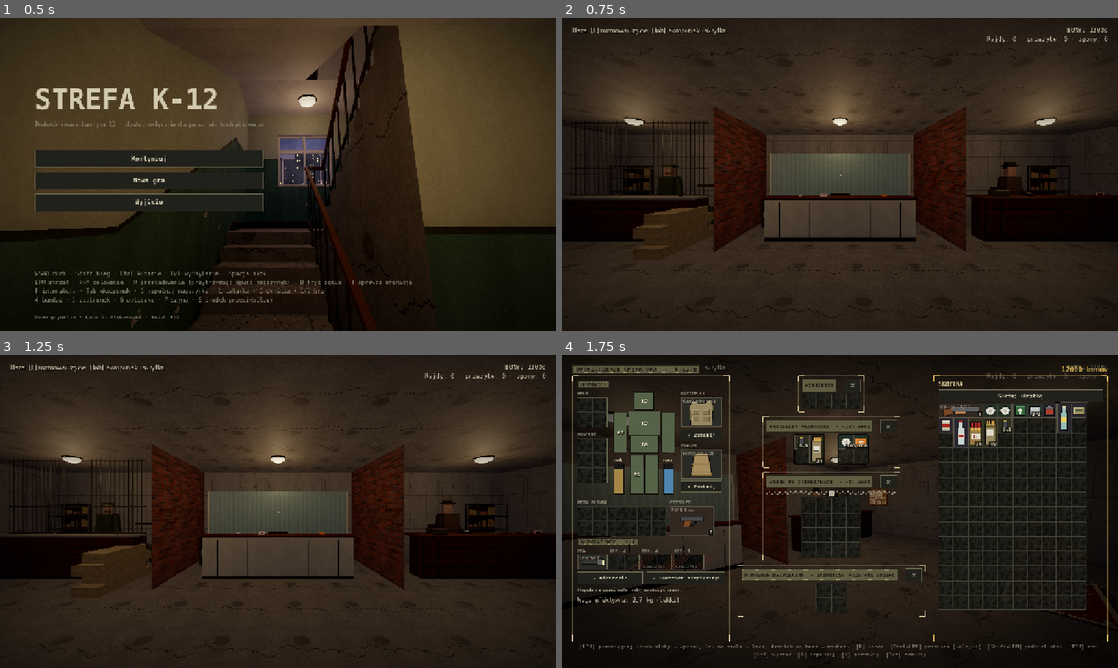
Above: before the commit, frames 1-4 (two rows, left to right).
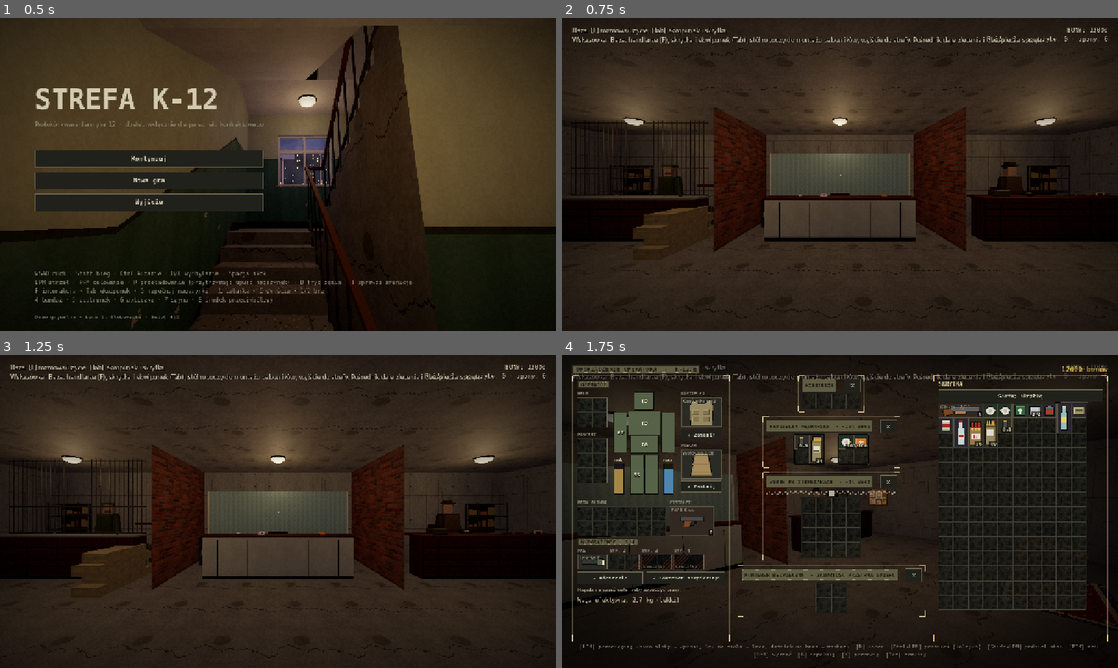
Above: after the commit, the same moments.

Repository: budownik1203/k-12
Game: Godot game, scene res://scenes/menu.tscn
Two runs of this game, one before a commit and one after it. Both use one fixed random seed, a clock stepped at 60 frames per second and the inputs below.
Inputs (mouse positions are in pixels of both pictures, inside the frame that each line leads up to):
- Up to frame 1 (0.5 s): no input
- Up to frame 2 (0.75 s): click "Kontynuuj" at 0.5 s
- Up to frame 3 (1.25 s): no input
- Up to frame 4 (1.75 s): tap Enter at 1.25 s; move the mouse to (867, 511) at 1.27 s; hold Shift (bieg) from 1.28 s (still down); click (867, 511) at 1.42 s; tap Tab (ekwipunek) at 1.55 s

Frame 1 is identical in both runs. In frame 2, 0.7% of the frame differs, in the area x 1-87%, y 6-9%; in frame 3, 0.7%; in frame 4, 0.5%.

Commit message:
v0.9.15: QoL – ustawienia (wydajność, kołysanie, oś Y, cienie, tło, FPS), samouczek kontekstowy, podświetlenie interakcji, lista wyniesionego łupu w raporcie
Co-Authored-By: Claude Opus 5.5 <noreply@anthropic.com>
Claude-Session: https://claude.ai/code/session_01EgkBz72bYqcVRe933EWWux

Diff:
--- a/scripts/autoload/dzwiek.gd
+++ b/scripts/autoload/dzwiek.gd
@@ -24,6 +24,10 @@
 
 
 func _ready() -> void:
+	Gra.ustawienia_zmiana.connect(func():
+		for a in get_tree().get_nodes_in_group("ambient_tla"):
+			if a.has_meta("baza_db") and float(a.get_meta("baza_db")) > -55.0:
+				a.volume_db = float(a.get_meta("baza_db")) + linear_to_db(Gra.ustawienia.get("glosnosc", 0.8)) + linear_to_db(maxf(0.001, float(Gra.ustawienia.get("glosnosc_tla", 0.8)) / 0.8)))
 	# szyna "Swiat": dźwięki 3D z pogłosem zależnym od miejsca, w którym stoi słuchacz
 	if AudioServer.get_bus_index("Swiat") < 0:
 		AudioServer.add_bus()
@@ -168,7 +172,9 @@
 		s = w
 	var p := AudioStreamPlayer.new()
 	p.stream = s
-	p.volume_db = glosnosc_db + linear_to_db(Gra.ustawienia.get("glosnosc", 0.8))
+	p.set_meta("baza_db", glosnosc_db)
+	p.volume_db = glosnosc_db + linear_to_db(Gra.ustawienia.get("glosnosc", 0.8)) + linear_to_db(maxf(0.001, float(Gra.ustawienia.get("glosnosc_tla", 0.8)) / 0.8))
+	p.add_to_group("ambient_tla")
 	rodzic.add_child(p)
 	p.play()
 	return p
--- a/scripts/autoload/gra.gd
+++ b/scripts/autoload/gra.gd
@@ -3,6 +3,7 @@
 
 signal halas(pozycja: Vector3, zasieg: float, zrodlo: Node)
 signal zmiana_bonow
+signal ustawienia_zmiana
 
 var ZAPIS := "user://zapis_k12.json"
 const WERSJA := 1
@@ -14,7 +15,8 @@
 var potrzeby := {"glod": 80.0, "pragnienie": 80.0}   # 100 = syty / napojony
 var kontrakty := {"oferty": [], "aktywne": []}       # zlecenia Pośrednika
 var statystyki := {"rajdy": 0, "przezyte": 0, "zgony": 0, "zabici": 0, "zarobione": 0}
-var ustawienia := {"czulosc": 1.0, "fov": 75.0, "glosnosc": 0.8}
+var ustawienia := {"czulosc": 1.0, "fov": 75.0, "glosnosc": 0.8, "glosnosc_tla": 0.8, "odwroc_y": false, "kolysanie": 1.0,
+	"skala_renderu": 1.0, "cienie": true, "wygladzanie": true, "samouczek": true, "pokaz_fps": false, "samouczek_widziane": []}
 var ostatni_raport := {}
 var poczta: Array = []        # ubezpieczone przedmioty wracające po śmierci (słowniki)
 var ziarno_rajdu := 0
@@ -238,6 +240,18 @@
 		zd.append_array(notki)
 		wynik["zdarzenia"] = zd
 	odnow_oferty()
+
+
+## Wskazówka samouczka – każda pokazywana raz (można wyłączyć w ustawieniach).
+func wskazowka(id: String, tekst: String) -> void:
+	if not bool(ustawienia.get("samouczek", true)):
+		return
+	var w: Array = ustawienia.get("samouczek_widziane", [])
+	if w.has(id):
+		return
+	w.append(id)
+	ustawienia["samouczek_widziane"] = w
+	get_tree().call_group("hud", "pokaz_wskazowke", tekst)
 
 
 ## Zjedzenie / wypicie (w bazie od razu, w rajdzie po czynności gracza): zmienia głód i pragnienie.
--- a/scripts/core/widok.gd
+++ b/scripts/core/widok.gd
@@ -80,3 +80,14 @@
 	NavigationServer3D.bake_from_source_geometry_data(nm, src)
 	region.navigation_mesh = nm
 	return region
+
+
+## Ustawienia grafiki: skala renderu 3D (wydajność) i wygładzanie krawędzi.
+static func zastosuj(w: Dictionary) -> void:
+	var vp: SubViewport = w.get("viewport")
+	if vp == null:
+		return
+	var sk := clampf(float(Gra.ustawienia.get("skala_renderu", 1.0)), 0.5, 1.0)
+	vp.scaling_3d_mode = Viewport.SCALING_3D_MODE_BILINEAR
+	vp.scaling_3d_scale = sk
+	vp.msaa_3d = Viewport.MSAA_2X if bool(Gra.ustawienia.get("wygladzanie", true)) else Viewport.MSAA_DISABLED
--- a/scripts/gracz/gracz.gd
+++ b/scripts/gracz/gracz.gd
@@ -312,6 +312,10 @@
 	_dzwieki_ciala(delta)
 	_potrzeby(delta)
 	przygniecenie = maxf(0.0, przygniecenie - delta * 0.3)
+	_samouczek_t -= delta
+	if _samouczek_t <= 0.0:
+		_samouczek_t = 0.5
+		_samouczek()
 	if we_aktywne and Input.is_action_just_pressed("granat"):
 		rzuc_granat()
 	if we_aktywne and Input.is_action_just_pressed("latarka"):
@@ -347,6 +351,8 @@
 	var m := Sterowanie.pobierz_mysz() if aktywne else Vector2.ZERO
 	var czul := 0.0022 * float(Gra.ustawienia.get("czulosc", 1.0)) * lerpf(1.0, 0.65, bron.ads)
 	rotate_y(-m.x * czul)
+	if bool(Gra.ustawienia.get("odwroc_y", false)):
+		m.y = -m.y
 	_pitch = clampf(_pitch - m.y * czul, deg_to_rad(-86), deg_to_rad(86))
 	bron.dodaj_sway(m)
 	# odrzut: szybki wzrost, powolny powrót
@@ -383,8 +389,9 @@
 	_bob_amp = move_toward(_bob_amp, clampf(pozioma / PREDKOSC_BIEG, 0.0, 1.0) if naziemi else 0.0, delta * 3.0)
 	_bob_t += delta * (5.2 + pozioma * 1.25)
 	var waga_mn := 1.0 + prog_obciazenia() * 0.25
-	var bob_y := -absf(sin(_bob_t)) * 0.055 * _bob_amp * waga_mn * (1.0 - bron.ads * 0.7)
-	var bob_x := sin(_bob_t) * 0.03 * _bob_amp * (1.0 - bron.ads * 0.7)
+	var kol := float(Gra.ustawienia.get("kolysanie", 1.0))
+	var bob_y := -absf(sin(_bob_t)) * 0.055 * _bob_amp * waga_mn * (1.0 - bron.ads * 0.7) * kol
+	var bob_x := sin(_bob_t) * 0.03 * _bob_amp * (1.0 - bron.ads * 0.7) * kol
 	var bok := (global_basis.inverse() * velocity).x
 	_przechyl = lerpf(_przechyl, -bok * 0.012, minf(1.0, delta * 5.0))
 	_ladowanie = move_toward(_ladowanie, 0.0, delta * 0.6)
@@ -671,6 +678,37 @@
 			cialo.obrazenia("brzuch", delta * (0.15 if k == "glod" else 0.25), k)
 
 
+var _samouczek_t := 1.0
+
+
+## Wskazówki samouczka w sytuacjach, gdy przydają się pierwszy raz.
+func _samouczek() -> void:
+	if tryb_bazy:
+		return
+	var c = cel_interakcji
+	if c != null and is_instance_valid(c):
+		if c is Pojemnik:
+			Gra.wskazowka("pojemnik", "Przeszukiwanie idzie po kolei – zawartość odkrywa się z czasem, po ciemku wolniej (latarka [L] pomaga). Przekładanie robi ręka: trwa, a trafienie wytrąca przedmiot.")
+		elif c is Drzwi:
+			Gra.wskazowka("drzwi", "Drzwi: F otwiera i zamyka – słychać to daleko. Kucając F uchylasz je cicho na szparę. Stojąc przy zamkniętych drzwiach, podsłuchasz, co za nimi.")
+		elif c is LupNaZiemi:
+			Gra.wskazowka("lup", "Podniesienie zajmuje chwilę. Do zapiętego plecaka na plecach nic nie wejdzie – w ekwipunku [Tab] zdejmij go i otwórz kieszeń.")
+		elif c is Wrog:
+			Gra.wskazowka("poddany", "Poddał się. F – każesz oddać łup; potem możesz kupić informację i rozejm z jego ludźmi albo puścić go wolno. Strzał zrywa rozejm.")
+	if cialo.krwawi() > 0:
+		Gra.wskazowka("krwawienie", "Krwawisz! Bandaż z paska [4] albo w ekwipunku upuść lek na krwawiącą część ciała. Ciężkie krwawienie zatrzyma tylko opatrunek.")
+	if bron.przedmiot and bron.stan == "gotowa" and String(bron.przedmiot.dane.get("komora", "x")) == "" and int(bron.przedmiot.dane.get("wewn", 1)) == 0:
+		Gra.wskazowka("pusty", "Pusty magazynek – R przeładowuje (przytrzymaj: szybko, stary leci na ziemię). Magazynki napełniasz w ekwipunku klawiszem G.")
+	if wytrzymalosc < 15.0:
+		Gra.wskazowka("zmeczenie", "Zadyszka – marsz albo postój odnawia siły. Głód, pragnienie i ciężki plecak spowalniają odpoczynek.")
+	if float(Gra.potrzeby["glod"]) < 30.0 or float(Gra.potrzeby["pragnienie"]) < 30.0:
+		Gra.wskazowka("glod", "Głód i pragnienie (paski w panelu ciała, Tab): PPM na jedzeniu lub wodzie – Zjedz / Wypij.")
+	if przygniecenie > 0.5:
+		Gra.wskazowka("ostrzal", "Jesteś pod ostrzałem – kule tuż obok psują celność. Zejdź z linii ognia, kucnij za osłoną. Twoje kule tak samo przygniatają wrogów.")
+	if not ekw.znajdz_id("granat_f1").is_empty():
+		Gra.wskazowka("granat", "Masz granat pod ręką: G – rzut (kucając toczysz go po podłodze). Wybuch po ok. 3,5 s.")
+
+
 ## Mnożnik odzyskiwania sił (głód, pragnienie).
 func mnoznik_sil() -> float:
 	var m := 1.0
--- a/scripts/ui/hud.gd
+++ b/scripts/ui/hud.gd
@@ -191,6 +191,7 @@
 	_pomoc.visible = false
 	_root.add_child(_pomoc)
 	komunikat("Wyjścia: [O]. Ekwipunek: [Tab]. Sterowanie: [F1].")
+	Gra.wskazowka("start", "WSAD – ruch, Shift – bieg, Ctrl – kucanie, F – interakcja, Tab – ekwipunek, O – wyjścia, F1 – pełne sterowanie. Wyjdź żywy przez jedno z wyjść – łup przepada razem z tobą.")
 	for k in Gra.kontrakty.get("aktywne", []):
 		komunikat("Zlecenie: %s" % k["opis"])
 
@@ -225,6 +226,7 @@
 
 
 func _process(delta: float) -> void:
+	_wskazowki(delta)
 	if gracz == null:
 		return
 	if Input.is_action_just_pressed("pomoc"):
@@ -366,6 +368,113 @@
 	return "w lewo" if kat > -110.0 else "w lewo, za tobą"
 
 
+var _wsk: PanelContainer
+var _wsk_lbl: Label
+var _wsk_kolejka: Array = []
+var _wsk_t := 0.0
+var _fps: Label
+
+
+## Wskazówka samouczka: ramka nad paskiem szybkiego dostępu, kilka sekund, po kolei.
+func pokaz_wskazowke(t: String) -> void:
+	_wsk_kolejka.append(t)
+
+
+func _wskazowki(delta: float) -> void:
+	if _wsk == null:
+		_wsk = PanelContainer.new()
+		_wsk.set_anchors_preset(Control.PRESET_CENTER_BOTTOM)
+		_wsk.offset_top = -190
+		_wsk.offset_bottom = -92
+		_wsk.offset_left = -330
+		_wsk.offset_right = 330
+		_wsk.grow_vertical = Control.GROW_DIRECTION_BEGIN
+		_wsk.mouse_filter = Control.MOUSE_FILTER_IGNORE
+		var st := StyleBoxFlat.new()
+		st.bg_color = Color(0.06, 0.06, 0.05, 0.86)
+		st.border_color = Motyw.ZOLC
+		st.border_width_left = 3
+		st.content_margin_left = 12
+		st.content_margin_right = 12
+		st.content_margin_top = 8
+		st.content_margin_bottom = 8
+		_wsk.add_theme_stylebox_override("panel", st)
+		_wsk_lbl = Label.new()
+		_wsk_lbl.autowrap_mode = TextServer.AUTOWRAP_WORD_SMART
+		_wsk_lbl.vertical_alignment = VERTICAL_ALIGNMENT_CENTER
+		_wsk_lbl.add_theme_font_override("font", Motyw.cond())
+		_wsk_lbl.add_theme_font_size_override("font_size", 15)
+		_wsk_lbl.add_theme_color_override("font_color", Motyw.TEKST)
+		_wsk.add_child(_wsk_lbl)
+		_wsk.visible = false
+		_root.add_child(_wsk)
+	if _wsk_t > 0.0:
+		_wsk_t -= delta
+		_wsk.modulate.a = clampf(_wsk_t / 0.6, 0.0, 1.0)
+		if _wsk_t <= 0.0:
+			_wsk.visible = false
+	elif not _wsk_kolejka.is_empty():
+		_wsk_lbl.text = "WSKAZÓWKA · " + String(_wsk_kolejka.pop_front())
+		_wsk.visible = true
+		_wsk.modulate.a = 1.0
+		_wsk_t = 9.0
+	# licznik klatek
+	if bool(Gra.ustawienia.get("pokaz_fps", false)):
+		if _fps == null:
+			_fps = _lbl(Vector2(8, 4), 12, Motyw.TEKST_CIEMNY, Control.PRESET_TOP_LEFT)
+			_fps.position = Vector2(8, 100)
+		_fps.visible = true
+		_fps.text = "%d FPS" % Engine.get_frames_per_second()
+	elif _fps:
+		_fps.visible = false
+
+
+var _ramka_cel: Object = null
+var _ramka_aabb := AABB()
+
+
+## Prostokąt na ekranie obejmujący obiekt, na który patrzy gracz (do podświetlenia interakcji).
+func ramka_celu() -> Rect2:
+	var cel = gracz.cel_interakcji if gracz else null
+	if cel == null or not is_instance_valid(cel) or not (cel is Node3D) or gracz.tekst_interakcji == "":
+		return Rect2()
+	var n := cel as Node3D
+	if cel != _ramka_cel:
+		_ramka_cel = cel
+		_ramka_aabb = AABB()
+		var pierwszy := true
+		for mi in n.find_children("*", "MeshInstance3D", true, false):
+			var a: AABB = (mi as MeshInstance3D).global_transform * (mi as MeshInstance3D).get_aabb()
+			_ramka_aabb = a if pierwszy else _ramka_aabb.merge(a)
+			pierwszy = false
+		if pierwszy:
+			_ramka_aabb = AABB(n.global_position - Vector3(0.25, 0, 0.25), Vector3(0.5, 1.6, 0.5))
+		_ramka_aabb = AABB(n.global_transform.affine_inverse() * _ramka_aabb.position, _ramka_aabb.size)
+	var kam := gracz.kamera
+	var vp := kam.get_viewport()
+	var skala := Vector2.ONE
+	if vp is SubViewport:
+		var kont := vp.get_parent() as Control
+		if kont:
+			skala = kont.size / Vector2((vp as SubViewport).size)
+	# AABB zapamiętany w układzie obiektu (drzwi się obracają, ale ramka i tak przybliżona)
+	var ab := _ramka_aabb
+	var mn := Vector2(INF, INF)
+	var mx := Vector2(-INF, -INF)
+	for i in 8:
+		var p := n.global_transform * (ab.position + Vector3(ab.size.x * (i & 1), ab.size.y * ((i >> 1) & 1), ab.size.z * ((i >> 2) & 1)))
+		if kam.is_position_behind(p):
+			return Rect2()
+		var sp := kam.unproject_position(p) * skala
+		mn = mn.min(sp)
+		mx = mx.max(sp)
+	var r := Rect2(mn, mx - mn).grow(4.0)
+	var ekran := Rect2(Vector2.ZERO, _root.size)
+	if r.size.x > ekran.size.x * 0.8 or r.size.y > ekran.size.y * 0.9:
+		return Rect2()
+	return r
+
+
 func komunikat(t: String) -> void:
 	var l := Label.new()
 	l.text = t
@@ -456,6 +565,16 @@
 				draw_rect(Rect2(vs.x - m.x, m.y, m.x, vs.y - 2 * m.y), Color(0, 0, 0, a))
 		if g.bron.ma_lunete() and g.bron.ads > 0.85:
 			_luneta(c, clampf((g.bron.ads - 0.85) / 0.15, 0.0, 1.0))
+		var ramka: Rect2 = hud.ramka_celu()
+		if ramka.size.x > 2.0:
+			# podświetlenie tego, z czym można coś zrobić: narożniki wokół
+			var kz := Color(0.95, 0.88, 0.6, 0.55)
+			var dl := clampf(minf(ramka.size.x, ramka.size.y) * 0.25, 5.0, 16.0)
+			for nar in [[ramka.position, Vector2(1, 1)], [Vector2(ramka.end.x, ramka.position.y), Vector2(-1, 1)], [Vector2(ramka.position.x, ramka.end.y), Vector2(1, -1)], [ramka.end, Vector2(-1, -1)]]:
+				var pp: Vector2 = nar[0]
+				var kk: Vector2 = nar[1]
+				draw_line(pp, pp + Vector2(kk.x * dl, 0), kz, 1.5)
+				draw_line(pp, pp + Vector2(0, kk.y * dl), kz, 1.5)
 		if g.bron.ads > 0.6 and g.bron.podparcie > 0.6 and not g.bron.ma_lunete():
 			draw_string(ThemeDB.fallback_font, c + Vector2(-34, 90), "podparta", HORIZONTAL_ALIGNMENT_LEFT, -1, 12, Color(0.85, 0.82, 0.7, 0.55))
 		if g.bron.ads < 0.5 and g.bron.przedmiot != null:
--- a/scripts/ui/menu_pauzy.gd
+++ b/scripts/ui/menu_pauzy.gd
@@ -40,6 +40,20 @@
 	_suwak(_ustawienia, "Czułość myszy", "czulosc", 0.2, 3.0, 0.05)
 	_suwak(_ustawienia, "Pole widzenia (FOV)", "fov", 60.0, 100.0, 1.0)
 	_suwak(_ustawienia, "Głośność", "glosnosc", 0.0, 1.0, 0.05)
+	_suwak(_ustawienia, "Głośność tła", "glosnosc_tla", 0.0, 1.0, 0.05)
+	_suwak(_ustawienia, "Kołysanie kamery", "kolysanie", 0.0, 1.0, 0.05)
+	_suwak(_ustawienia, "Skala renderu (wydajność)", "skala_renderu", 0.5, 1.0, 0.05)
+	_przelacznik(_ustawienia, "Odwróć oś Y myszy", "odwroc_y")
+	_przelacznik(_ustawienia, "Cienie od lamp", "cienie")
+	_przelacznik(_ustawienia, "Wygładzanie krawędzi", "wygladzanie")
+	_przelacznik(_ustawienia, "Wskazówki samouczka", "samouczek")
+	_przelacznik(_ustawienia, "Licznik klatek (FPS)", "pokaz_fps")
+	var rs := Button.new()
+	rs.text = "Pokaż wskazówki od nowa"
+	rs.pressed.connect(func():
+		Gra.ustawienia["samouczek_widziane"] = []
+		Gra.ustawienia["samouczek"] = true)
+	_ustawienia.add_child(rs)
 	if w_rajdzie:
 		_przycisk(v, "Opuść rajd (zaginięcie w akcji)", func():
 			zamknij()
@@ -77,10 +91,21 @@
 	var w := Motyw.etykieta("%.2f" % s.value, 13, Motyw.TEKST_CIEMNY, Motyw.mono())
 	s.value_changed.connect(func(x):
 		Gra.ustawienia[klucz] = x
-		w.text = "%.2f" % x)
+		w.text = "%.2f" % x
+		Gra.ustawienia_zmiana.emit())
 	h.add_child(s)
 	h.add_child(w)
 	v.add_child(h)
+
+
+func _przelacznik(v: Control, t: String, klucz: String) -> void:
+	var c := CheckButton.new()
+	c.text = t
+	c.button_pressed = bool(Gra.ustawienia.get(klucz, false))
+	c.toggled.connect(func(x):
+		Gra.ustawienia[klucz] = x
+		Gra.ustawienia_zmiana.emit())
+	v.add_child(c)
 
 
 func _unhandled_input(event: InputEvent) -> void:
@@ -101,6 +126,8 @@
 
 
 func zamknij() -> void:
+	if otwarte and not w_rajdzie:
+		Gra.zapisz()
 	otwarte = false
 	_root.visible = false
 	Sterowanie.blokada = false
--- a/scripts/ui/scena_baza.gd
+++ b/scripts/ui/scena_baza.gd
@@ -23,6 +23,8 @@
 	add_to_group("ui_bazy")
 	add_to_group("hud")
 	widok = Widok3D.zbuduj(self, 0.06, 0.16)
+	Widok3D.zastosuj(widok)
+	Gra.ustawienia_zmiana.connect(func(): Widok3D.zastosuj(widok))
 	swiat = widok["swiat"]
 	_buduj_schron()
 	gracz = Gracz.new()
@@ -47,6 +49,7 @@
 	Sterowanie.blokada = false
 	Sterowanie.menu_otwarte = false
 	komunikat("Baza. [F] rozmowa/użycie, [Tab] ekwipunek i skrytka.")
+	Gra.wskazowka.call_deferred("baza", "Baza: handlarze (F), skrytka i ekwipunek (Tab), stół roboczy do montażu celowników, wyjście do strefy. Pośrednik daje zlecenia i ubezpiecza sprzęt.")
 	if not Gra.zdrowie.is_empty():
 		komunikat("Masz nieleczone urazy. Medyk przyjmuje (odpłatnie).")
 	var zwrot := Gra.odbierz_poczte()
@@ -264,6 +267,10 @@
 	ekran_ekw.otworz_skrytke()
 
 
+func pokaz_wskazowke(t: String) -> void:
+	komunikat("Wskazówka: " + t)
+
+
 func otworz_handel(id: String) -> void:
 	handel.otworz(id)
 
--- a/scripts/ui/scena_rajd.gd
+++ b/scripts/ui/scena_rajd.gd
@@ -23,6 +23,8 @@
 	if a.has("--ziarno"):
 		Gra.ziarno_rajdu = int(a[a.find("--ziarno") + 1])
 	widok = Widok3D.zbuduj(self)
+	Widok3D.zastosuj(widok)
+	Gra.ustawienia_zmiana.connect(func(): Widok3D.zastosuj(widok))
 	swiat = widok["swiat"]
 	gen = GeneratorBiomu.new()
 	info = gen.generuj(Gra.ziarno_rajdu, swiat)
@@ -43,6 +45,8 @@
 	for w in info["wyjscia"]:
 		(w as Ewakuacja).ewakuowano.connect(_ewakuacja)
 	wartosc_poczatkowa = Gra.ekw.wartosc()
+	for p in Gra.ekw.wszystkie():
+		_start_ids[(p as Przedmiot).get_instance_id()] = true
 	if ResourceLoader.exists("res://scripts/ai/menedzer_wrogow.gd"):
 		var mw = load("res://scripts/ai/menedzer_wrogow.gd").new()
 		mw.name = "Wrogowie"
@@ -148,6 +152,7 @@
 # ------------------------------------------------------------------ zdarzenia w strefie
 
 var _plan_zdarzen: Array = []
+var _start_ids := {}           # przedmioty wniesione do strefy (do podsumowania łupu)
 var odwiedzone := {}           # typy pomieszczeń, w których był gracz (zlecenia zwiadu)
 var _odw_t := 0.0
 var awaria_pradu := false
@@ -408,7 +413,7 @@
 		# prawdziwe cienie od 3 najbliższych lamp (jak w Iron Blight: ławka i drzewo rzucają cień od latarni)
 		bliskie.sort_custom(func(a, b): return a[0] < b[0])
 		for i in bliskie.size():
-			(bliskie[i][1] as Light3D).shadow_enabled = i < 3
+			(bliskie[i][1] as Light3D).shadow_enabled = i < (3 if bool(Gra.ustawienia.get("cienie", true)) else 0)
 		# brzęczenie świetlówek: 3 najbliższe świecące lampy
 		for i in _brzeczenie.size():
 			var bz: AudioStreamPlayer3D = _brzeczenie[i]
@@ -553,6 +558,13 @@
 	w["zabici"] = zabici
 	w["zdarzenia"] = zdarzenia
 	w["odwiedzone"] = odwiedzone.keys()
+	if w.get("przezyl", false):
+		var nowe := []
+		for p in Gra.ekw.wszystkie():
+			if not _start_ids.has((p as Przedmiot).get_instance_id()):
+				nowe.append({"nazwa": (p as Przedmiot).nazwa(), "wartosc": (p as Przedmiot).wartosc()})
+		nowe.sort_custom(func(a, b): return a["wartosc"] > b["wartosc"])
+		w["wyniesione"] = nowe
 	w["wartosc_poczatkowa"] = wartosc_poczatkowa
 	w["zdrowie"] = gracz.cialo.stan_do_zapisu()
 	w["zabojca"] = gracz.get_meta("zabojca", "")
--- a/scripts/ui/scena_raport.gd
+++ b/scripts/ui/scena_raport.gd
@@ -60,6 +60,19 @@
 			v.add_child(Motyw.etykieta("Uwaga komisji: rajd bez zysku. Obecność odnotowano, entuzjazmu nie.", 13, szary))
 		else:
 			v.add_child(Motyw.etykieta("Uwaga komisji: wynik w normie. Nagroda: brak nagany.", 13, szary))
+		var wyn: Array = r.get("wyniesione", [])
+		if not wyn.is_empty():
+			var suma := 0
+			for e in wyn:
+				suma += int(e["wartosc"])
+			v.add_child(Motyw.etykieta("Wyniesione ze strefy (%d szt., ok. %d bonów):" % [wyn.size(), suma], 15, ciem, Motyw.mono_b()))
+			var lista := []
+			for e in wyn.slice(0, 8):
+				lista.append("%s (%d)" % [e["nazwa"], int(e["wartosc"])])
+			var l := Motyw.etykieta("  " + ", ".join(lista) + (" i %d innych" % (wyn.size() - 8) if wyn.size() > 8 else ""), 13, ciem, Motyw.mono())
+			l.autowrap_mode = TextServer.AUTOWRAP_WORD
+			l.custom_minimum_size = Vector2(560, 0)
+			v.add_child(l)
 	else:
 		var p: String = r.get("przyczyna", "pocisk")
 		v.add_child(Motyw.etykieta("Przyczyna zgonu: %s" % NAZWY_PRZYCZYN.get(p, p), 15, ciem, Motyw.mono()))
Not shown, changed: README.md
Not shown, changed: docs/STAN_DEMO.md
